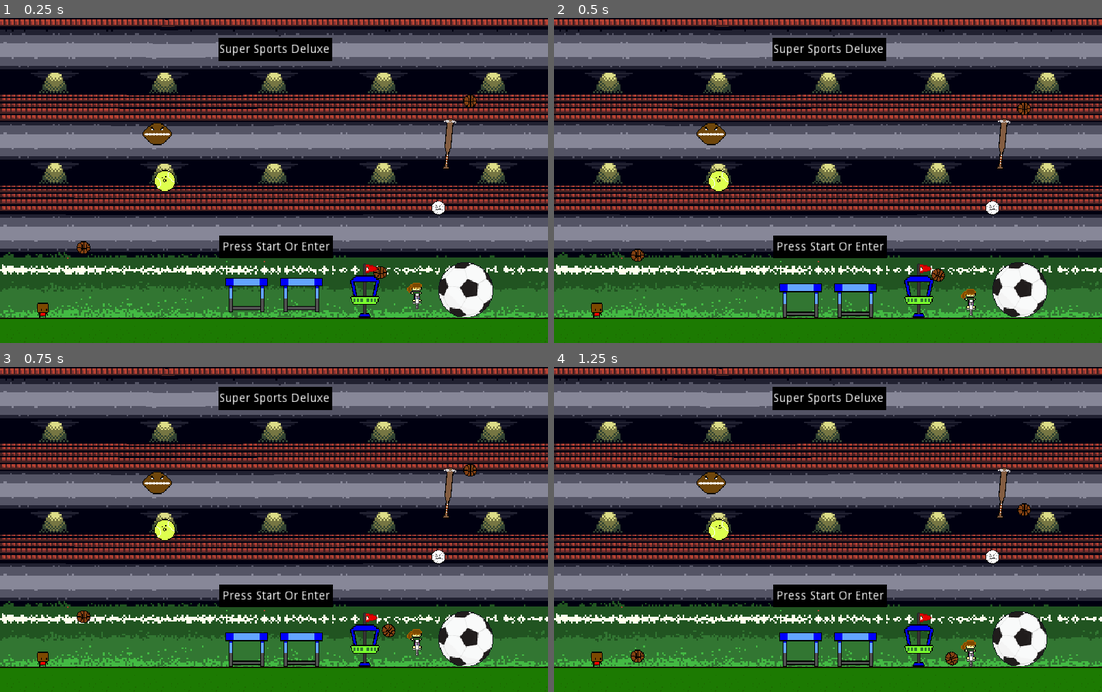
Above: before the commit, frames 1-4 (two rows, left to right).
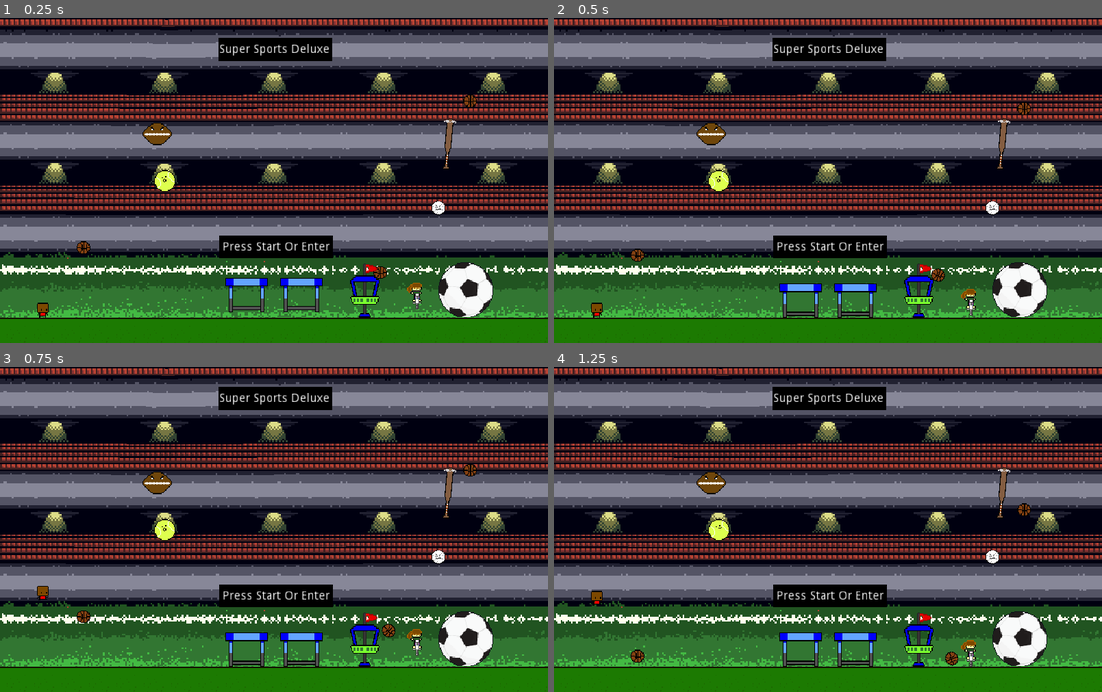
Above: after the commit, the same moments.

Repository: AdamSmif/Sportsball-Adventures
Game: Godot game, scene res://UI/TitleScreen.tscn
Same seed, same stepped clock (60 frames per second), same inputs: the game is played once before the commit and once after it.
Inputs:
- Up to frame 1 (0.25 s): no input
- Up to frame 2 (0.5 s): no input
- Up to frame 3 (0.75 s): tap Enter at 0.5 s; hold W (up, bound only before the commit) from 0.53 s (still down); tap F (fire) at 0.6 s
- Up to frame 4 (1.25 s): keep holding W (up, bound only before the commit); tap Space (jump) at 0.77 s

Frames 1-2 are identical in both runs. In frame 3, 0.2% of the frame differs, in the area x 6-9%, y 67-93%; in frame 4, 0.2%.

Commit message:
updated controls

Diff:
--- a/project.godot
+++ b/project.godot
@@ -39,7 +39,6 @@
 right_1={
 "deadzone": 0.5,
 "events": [ Object(InputEventKey,"resource_local_to_scene":false,"resource_name":"","device":0,"alt":false,"shift":false,"control":false,"meta":false,"command":false,"pressed":false,"scancode":68,"unicode":0,"echo":false,"script":null)
-, Object(InputEventJoypadMotion,"resource_local_to_scene":false,"resource_name":"","device":0,"axis":0,"axis_value":1.0,"script":null)
  ]
 }
 left_1={
@@ -47,12 +46,12 @@
 "events": [ Object(InputEventKey,"resource_local_to_scene":false,"resource_name":"","device":0,"alt":false,"shift":false,"control":false,"meta":false,"command":false,"pressed":false,"scancode":65,"unicode":0,"echo":false,"script":null)
  ]
 }
-up={
+up_1={
 "deadzone": 0.5,
 "events": [ Object(InputEventKey,"resource_local_to_scene":false,"resource_name":"","device":0,"alt":false,"shift":false,"control":false,"meta":false,"command":false,"pressed":false,"scancode":87,"unicode":0,"echo":false,"script":null)
  ]
 }
-down={
+down_1={
 "deadzone": 0.5,
 "events": [ Object(InputEventKey,"resource_local_to_scene":false,"resource_name":"","device":0,"alt":false,"shift":false,"control":false,"meta":false,"command":false,"pressed":false,"scancode":83,"unicode":0,"echo":false,"script":null)
  ]
Not shown, changed: .gitignore
